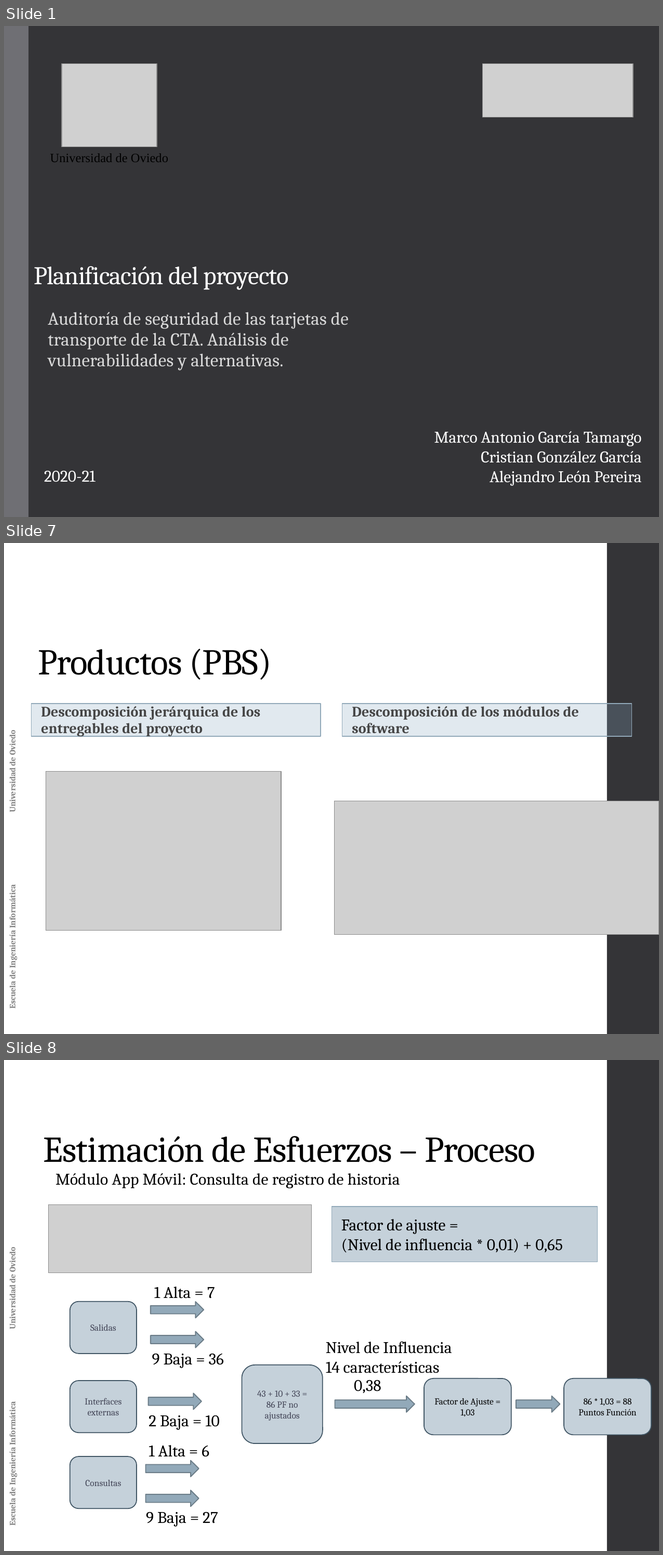
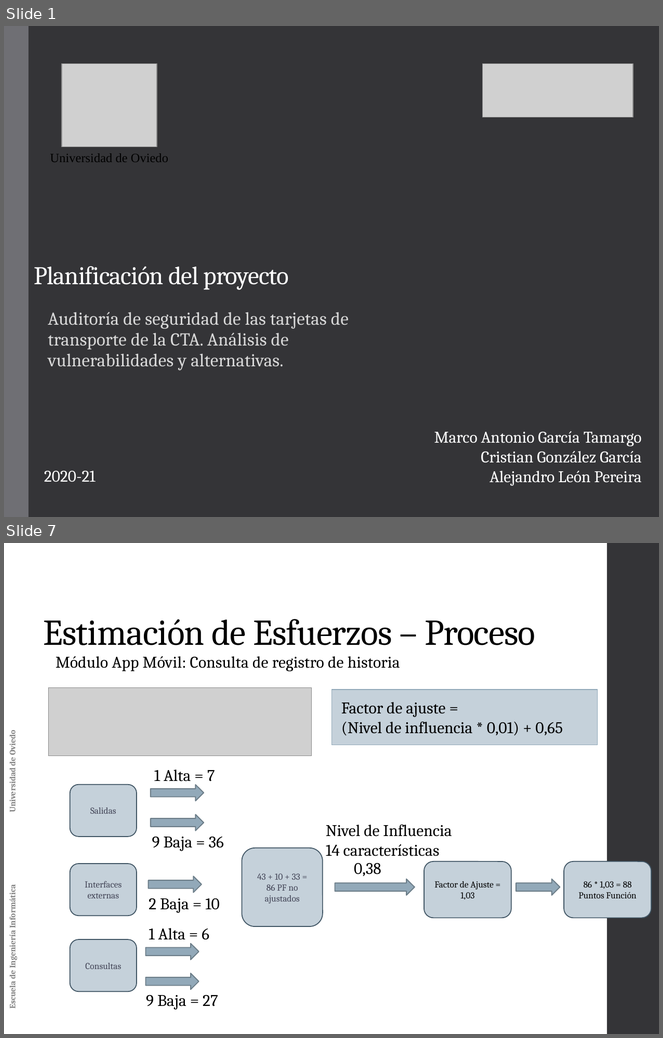
Before and after one commit to alexl0/tfg, a slide deck: Documentation/Archivos adjuntos/Planificacion del proyecto.pptx. Shown one above the other, each under a label of ours: slides 1, 7 and 8 before the commit, slides 1 and 7 after it; the slides between them are not shown. The pictures are 663x1555 and 663x1038 pixels, drawn with LibreOffice and Linux fonts; fonts in the diff are those of the drawing; grey boxes stand for pictures. Boxes give left, top, right and bottom in pixels: in the first picture for what was removed or moved away, otherwise in the second. Text is boxed around its words. In the diff, an @@ line names an element or a change of style, - is before the commit and + after.

Commit message:
documentacion modificar planificacion del proyecto

```diff
--- a/Documentation/Archivos adjuntos/Planificacion del proyecto.pptx
+++ b/Documentation/Archivos adjuntos/Planificacion del proyecto.pptx
@@ slide 7 removed at (4, 543, 659, 1034), background #FFFFFF; not listed: 2 template elements that a slide beside it also shows @@
@@ title removed at (38, 649, 272, 680) @@
-Productos (PBS)
@@ text removed at (32, 704, 321, 737) @@
-Descomposición jerárquica de los entregables del proyecto
@@ text removed at (342, 704, 632, 737) @@
-Descomposición de los módulos de software
@@ picture removed at (46, 772, 281, 931) @@
@@ picture removed at (334, 801, 659, 935) @@
@@ what was slide 8 is now slide 7 @@
```
Also in this commit, not shown: 17 slides changed, 1 other slide removed.
